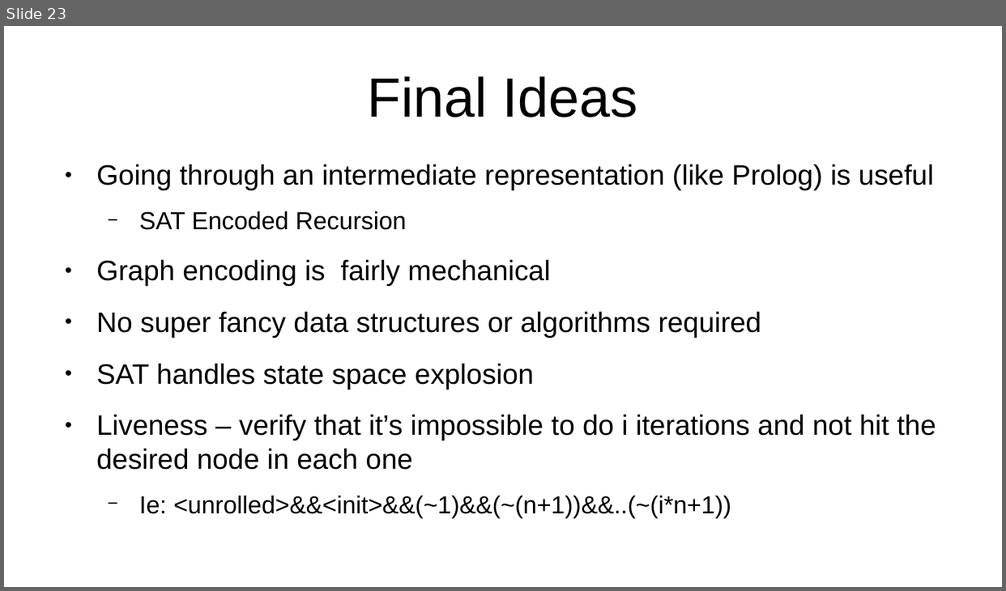
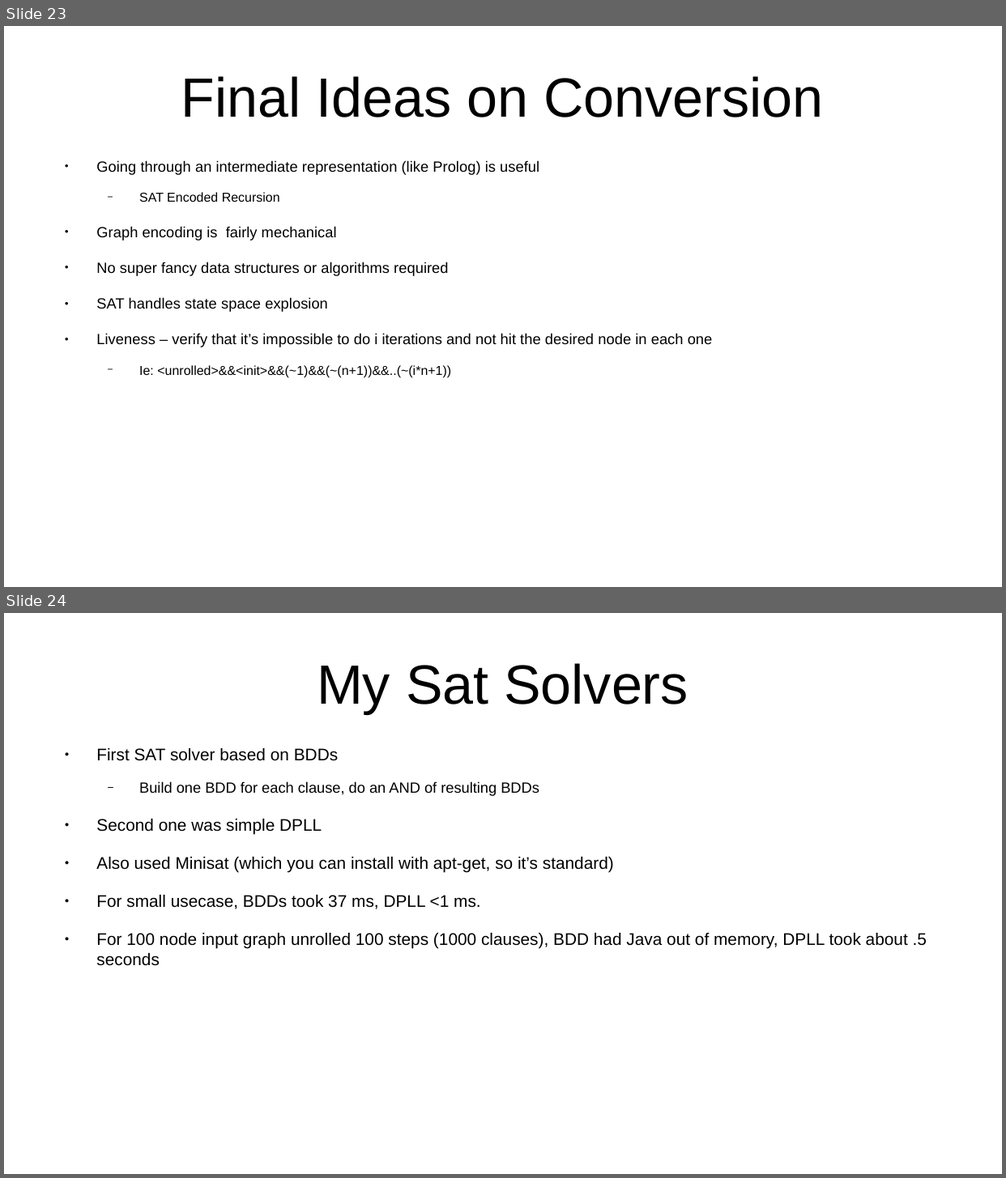
Before and after one commit to Scanteianu/FormalVerificationProject, a slide deck: documentation/pres.pptx. Shown one above the other, each under a label of ours: slide 23 before the commit, slides 23 and 24 after it. The pictures are 1006x591 and 1006x1178 pixels, drawn with LibreOffice and Linux fonts; fonts in the diff are those of the drawing. Boxes give left, top, right and bottom in pixels: in the first picture for what was removed or moved away, otherwise in the second. Text is boxed around its words. In the diff, an @@ line names an element or a change of style, - is before the commit and + after.

```diff
--- a/documentation/pres.pptx
+++ b/documentation/pres.pptx
@@ slide 24 added at [4, 613, 1002, 1174], background #FFFFFF @@
@@ text added at [317, 663, 688, 714], 44 pt, text #000000 @@
+My Sat Solvers
@@ text added at [96, 748, 927, 966], 13.4 pt, text #000000 @@
+● First SAT solver based on BDDs
+  − Build one BDD for each clause, do an AND of resulting BDDs
+● Second one was simple DPLL
+● Also used Minisat (which you can install with apt-get, so it’s standard)
+● For small usecase, BDDs took 37 ms, DPLL <1 ms.
+● For 100 node input graph unrolled 100 steps (1000 clauses), BDD had Java out of memory, DPLL took about .5 seconds
@@ slide 23 changed as well @@
@@ text at [181, 76, 823, 118]: text changed @@
-Final Ideas
+Final Ideas on Conversion
@@ text "Going through an intermediate representation ..." at [96, 160, 713, 378]: size 22.4 to 11.8 pt in "Going through an intermediate representation (like Prolog) ...", "Graph encoding is fairly mechanical", "No super fancy data structures or algorithms ...", "SAT handles state space explosion" and 1 more places; size 19.6 to 10.4 pt in "SAT Encoded Recursion", "Ie: <unrolled>&&<init>&&(~1)&&(~(n+1))&&..(~(i*n+1))" @@
```
Also in this commit, not shown: 2 other slides changed, 1 other slide added, 3 other files.
